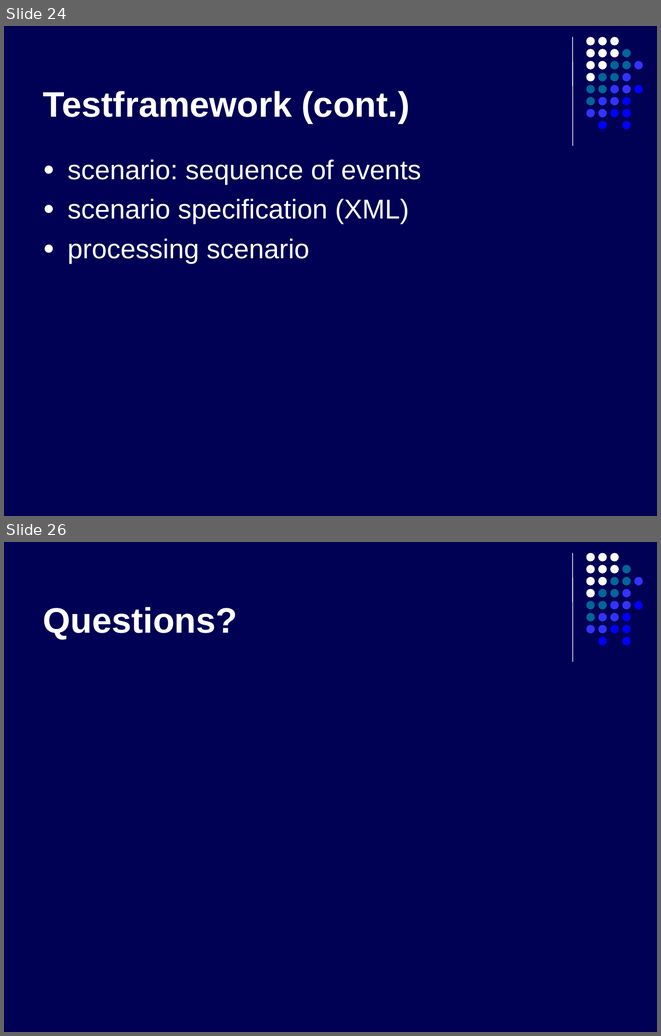
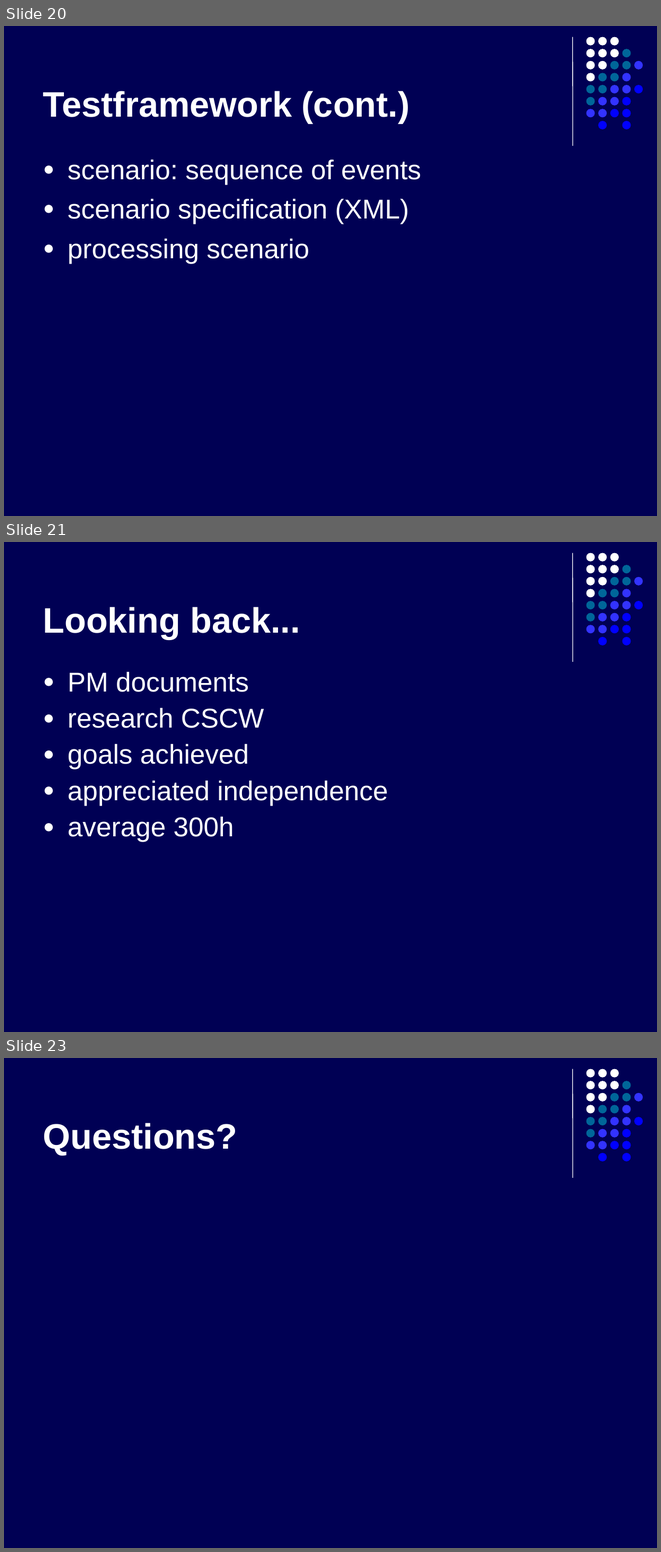
Before and after one commit to kyanha/ace, a slide deck: ace/trunk/doc/presentation/presentation.ppt. Shown one above the other, each under a label of ours: slides 24 and 26 before the commit, slides 20, 21 and 23 after it; the slides between them are not shown. The pictures are 661x1036 and 661x1552 pixels, drawn with LibreOffice and Linux fonts; fonts in the diff are those of the drawing. Boxes give left, top, right and bottom in pixels: in the first picture for what was removed or moved away, otherwise in the second. Text is boxed around its words. In the diff, an @@ line names an element or a change of style, - is before the commit and + after.

```diff
--- a/ace/trunk/doc/presentation/presentation.ppt
+++ b/ace/trunk/doc/presentation/presentation.ppt
@@ slide 21 added at [4, 542, 657, 1032], background #000054; not listed: 32 template elements that a slide beside it also shows @@
@@ title added at [43, 607, 300, 639], 39 pt, text #FFFFFF, bold @@
+Looking back...
@@ text added at [68, 671, 388, 841], 30 pt, text #FFFFFF @@
+● PM documents
+● research CSCW
+● goals achieved
+● appreciated independence
+● average 300h
@@ what was slide 24 is now slide 20 @@
@@ what was slide 26 is now slide 23 @@
```
Also in this commit, not shown: 5 slides changed, 4 slides removed.
